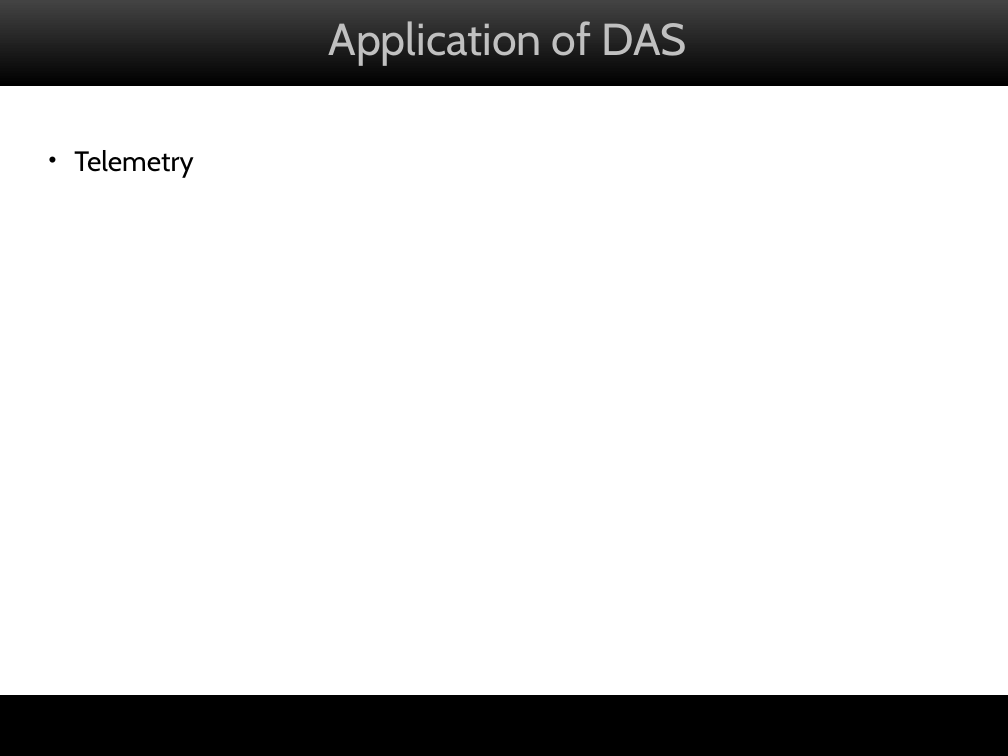
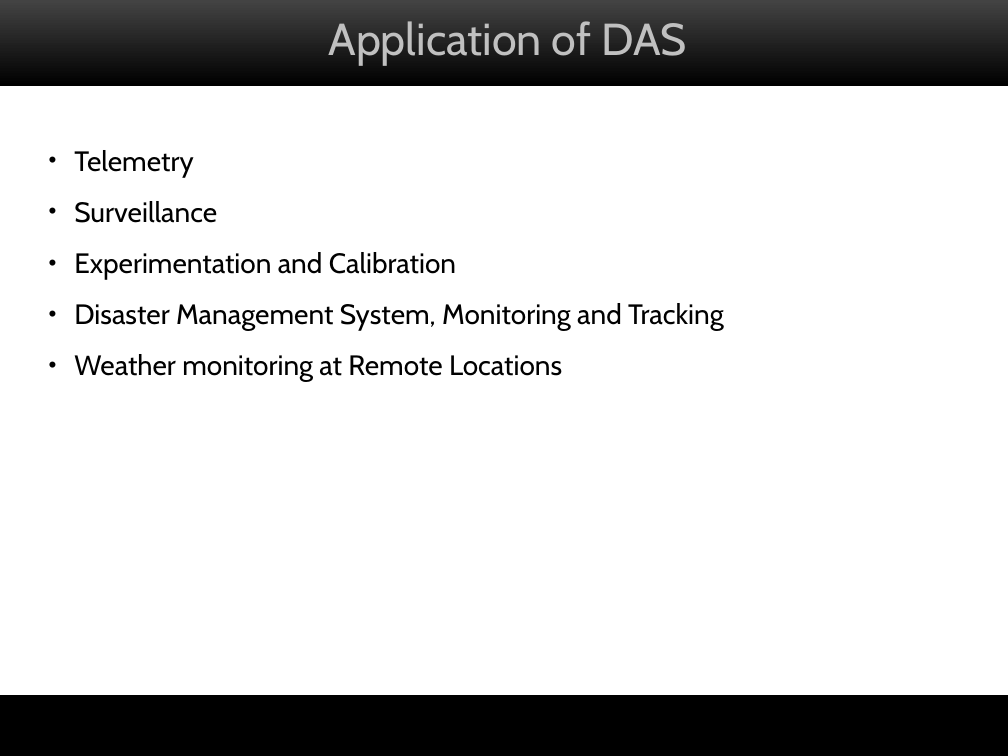
Before and after one commit to saurabh1403/attendance-on-openmoko, a slide deck: slide 23 of docs/mid-term-seminar.ppt (slide 21 before the commit). Drawn at 1008x756 pixels with LibreOffice and Linux fonts; fonts in the diff are those of the drawing; background and template pictures are left out. Boxes give left, top, right and bottom in pixels: in the first picture for what was removed or moved away, otherwise in the second. Text is boxed around its words. In the diff, an @@ line names an element or a change of style, - is before the commit and + after.

```diff
--- a/docs/mid-term-seminar.ppt
+++ b/docs/mid-term-seminar.ppt
@@ text added at bbox=[74, 150, 724, 382], 20 pt, text #000000 @@
+• Telemetry
+• Surveillance
+• Experimentation and Calibration
+• Disaster Management System, Monitoring and Tracking
+• Weather monitoring at Remote Locations
```
Also in this commit, not shown: 7 other slides changed, 4 slides added, 2 slides removed, 35 other files.
